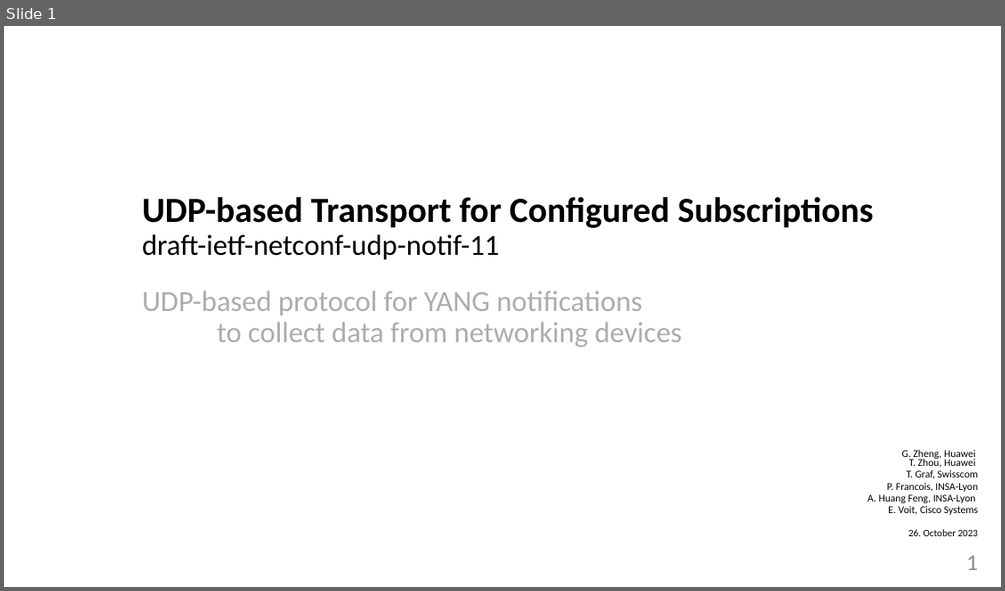
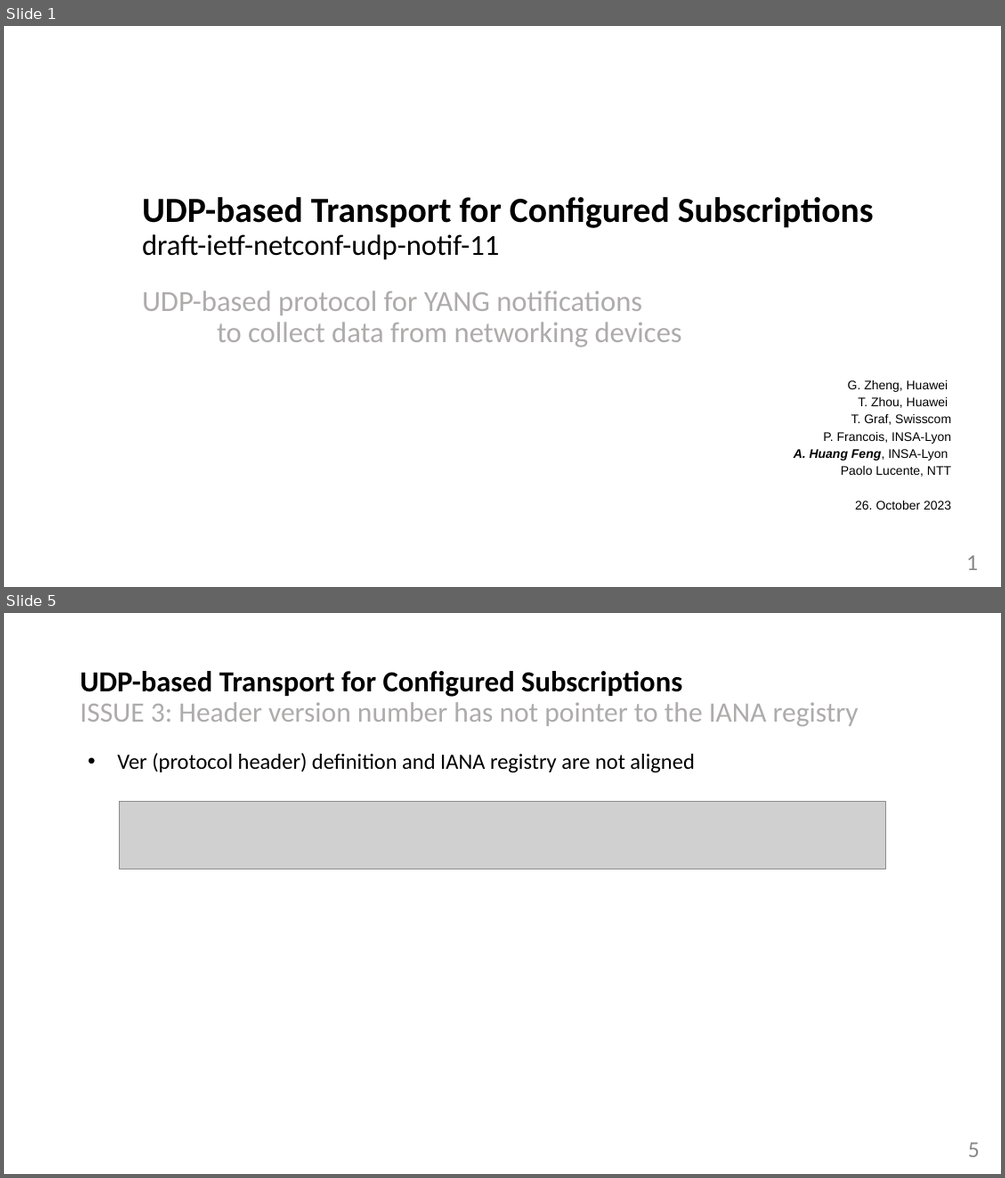
Before and after one commit to network-analytics/ietf-network-analytics-document-status, a slide deck: 118/NETCONF/draft-ietf-netconf-udp-notif-11.pptx. Shown one above the other, each under a label of ours: slide 1 before the commit, slides 1 and 5 after it; the slides between them are not shown. The pictures are 1005x591 and 1005x1178 pixels, drawn with LibreOffice and Linux fonts; fonts in the diff are those of the drawing; grey boxes stand for pictures. Boxes give left, top, right and bottom in pixels: in the first picture for what was removed or moved away, otherwise in the second. Text is boxed around its words. In the diff, an @@ line names an element or a change of style, - is before the commit and + after.

```diff
--- a/118/NETCONF/draft-ietf-netconf-udp-notif-11.pptx
+++ b/118/NETCONF/draft-ietf-netconf-udp-notif-11.pptx
@@ slide 5 added at [4,613,1001,1174], background #FFFFFF @@
@@ title added at [80,671,858,726], 27 pt, text #AEABAB @@
+UDP-based Transport for Configured Subscriptions
+ISSUE 3: Header version number has not pointer to the IANA registry
@@ text added at [117,753,694,773], 21 pt, text #000000 @@
+• Ver (protocol header) definition and IANA registry are not aligned
@@ picture added at [119,802,886,869] @@
@@ page number added at [968,1142,979,1157], 22 pt, text #888888 @@
+5
@@ slide 1 changed as well @@
@@ text "G. Zheng, Huawei T. Zhou, ...": place and size @@
-text "G. Zheng, Huawei T. Zhou, ..." at [867,450,979,536]
+text "G. Zheng, Huawei T. Zhou, ..." at [793,380,951,509]
@@ text at [793,380,951,509]: size 10 to 12 pt in "G. Zheng, Huawei T. Zhou, Huawei", "T. Graf, Swisscom", "P. Francois, INSA-Lyon", "A. Huang Feng, INSA-Lyon"; font Calibri to Arial in "G. Zheng, Huawei T. Zhou, Huawei", "T. Graf, Swisscom", "P. Francois, INSA-Lyon", "A. Huang Feng, INSA-Lyon" and 1 more places; bold on, italic on in "A. Huang Feng,"; size 9.5 to 12 pt in "26. October 2023"; line spacing 0.7 to 1.15; less space between paragraphs @@
@@ text at [841,466,951,476]: text changed; size 10 to 12 pt; font Calibri to Arial @@
-E. Voit, Cisco Systems
+Paolo Lucente, NTT
```
Also in this commit, not shown: 1 other slide changed, 4 other slides added, 1 slide removed, 1 other file.
